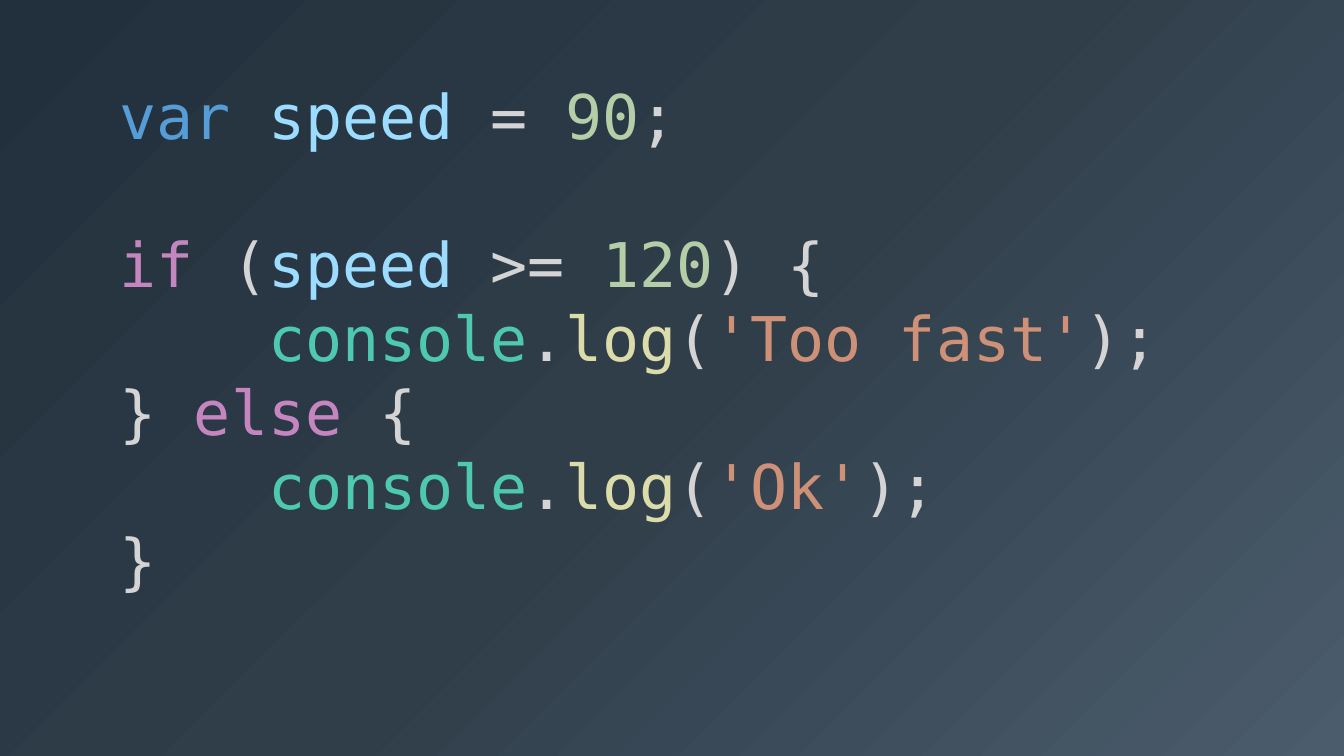
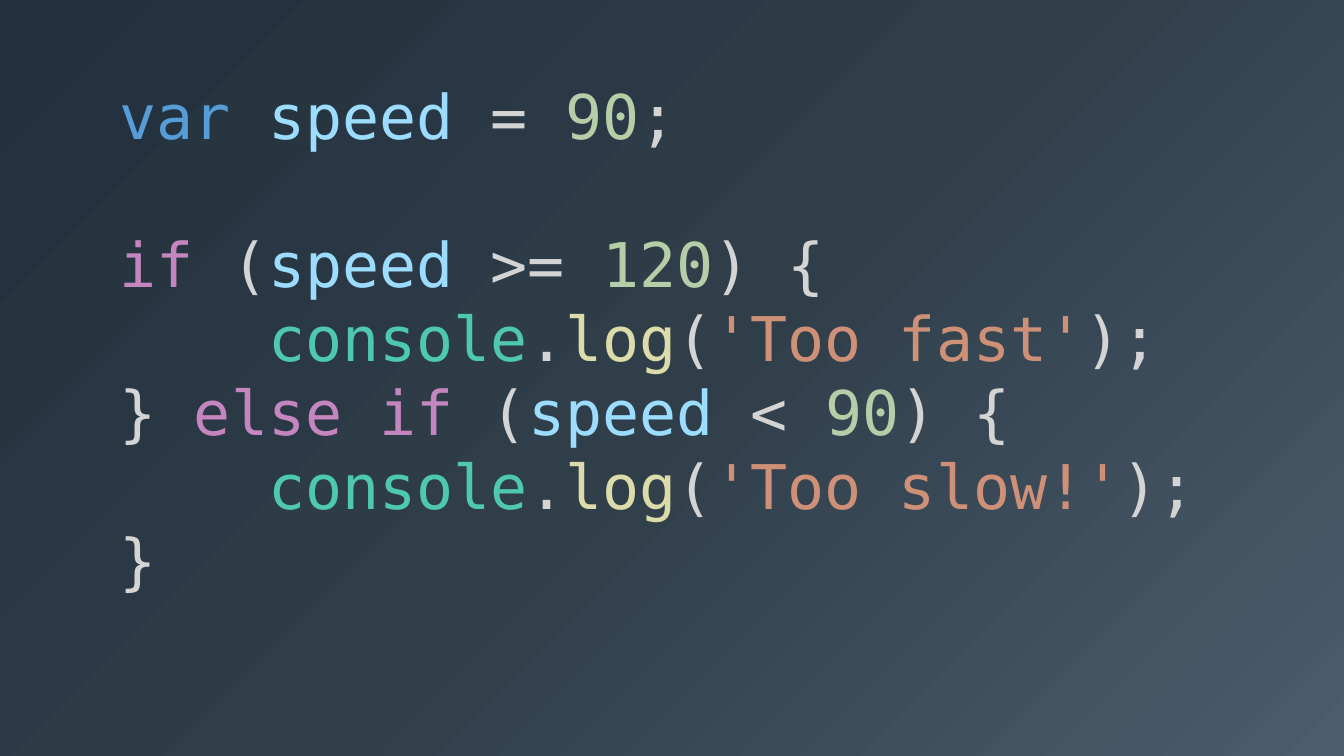
Before and after one commit to iamcmnut/moonlight-academy, a slide deck: slide 40 of course/Programming.for.Noobs/episode_5.0/ep5_presentation.pptx. Drawn at 1344x756 pixels with LibreOffice and Linux fonts; fonts in the diff are those of the drawing. Boxes give left, top, right and bottom in pixels: in the first picture for what was removed or moved away, otherwise in the second. Text is boxed around its words. In the diff, an @@ line names an element or a change of style, - is before the commit and + after.

```diff
--- a/course/Programming.for.Noobs/episode_5.0/ep5_presentation.pptx
+++ b/course/Programming.for.Noobs/episode_5.0/ep5_presentation.pptx
@@ text at [194,388,1196,522]: text changed; text colour #4EC9B0 to #CE9178 @@
-} else {
-console.log('Ok');
+} else if (speed < 90) {
+console.log('Too slow!');
```
Also in this commit, not shown: 3 other slides changed, 3 slides added.
